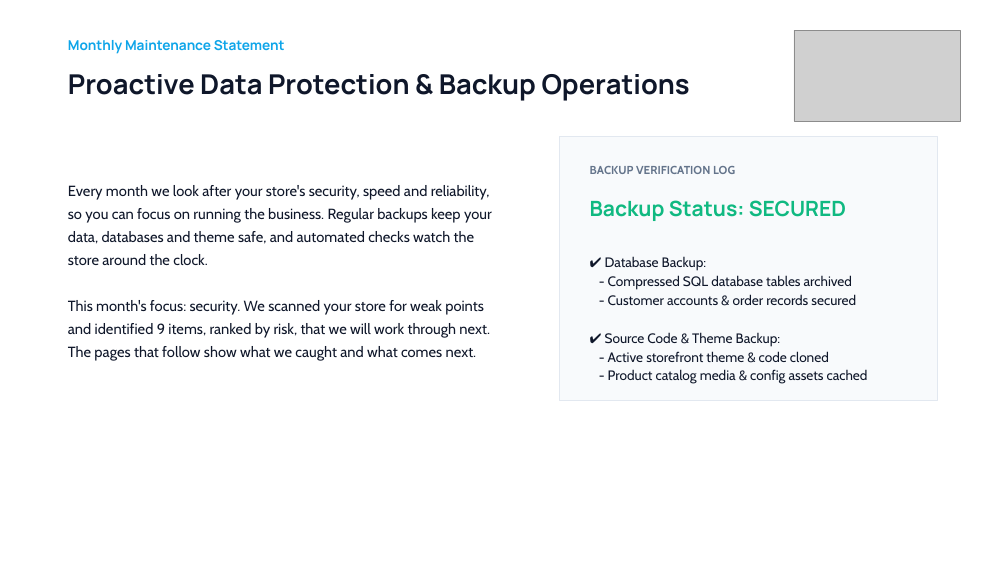
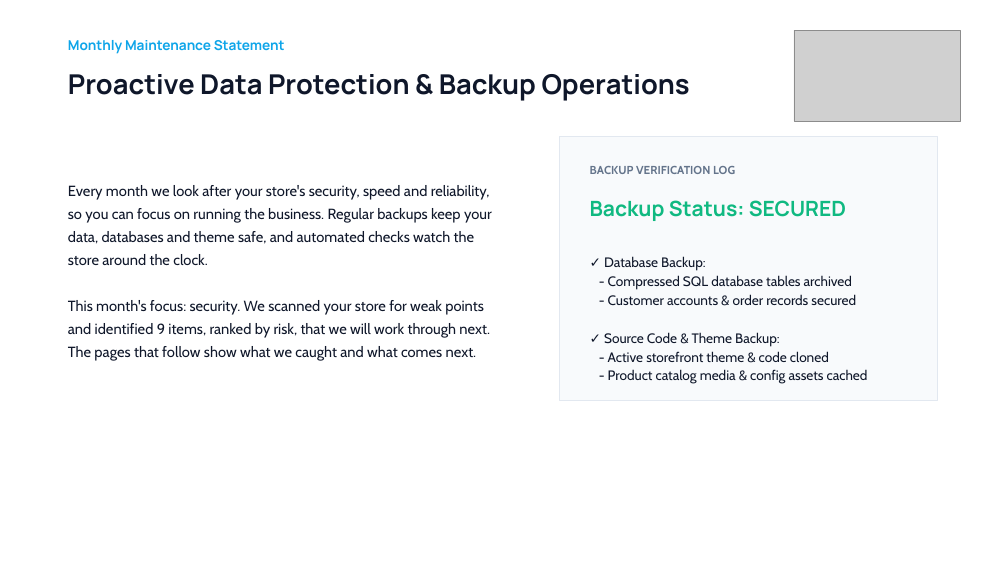
Before and after one commit to jash-webdesk/monthly-monitoring-testing-system, a slide deck: slide 2 of reports/genpet/2026-10/Genpet_Monthly_Optimization_Report_October_2026.pptx. Drawn at 1008x567 pixels with LibreOffice and Linux fonts; fonts in the diff are those of the drawing; grey boxes stand for pictures. Boxes give left, top, right and bottom in pixels: in the first picture for what was removed or moved away, otherwise in the second. Text is boxed around its words. In the diff, an @@ line names an element or a change of style, - is before the commit and + after.

```diff
--- a/reports/genpet/2026-10/Genpet_Monthly_Optimization_Report_October_2026.pptx
+++ b/reports/genpet/2026-10/Genpet_Monthly_Optimization_Report_October_2026.pptx
@@ text at bbox=[604, 256, 705, 271]: text changed @@
-✔ Database Backup:
+✓ Database Backup:
@@ text at bbox=[604, 332, 779, 347]: text changed @@
-✔ Source Code & Theme Backup:
+✓ Source Code & Theme Backup:
```
Also in this commit, not shown: 7 other slides changed, 4 other files.
